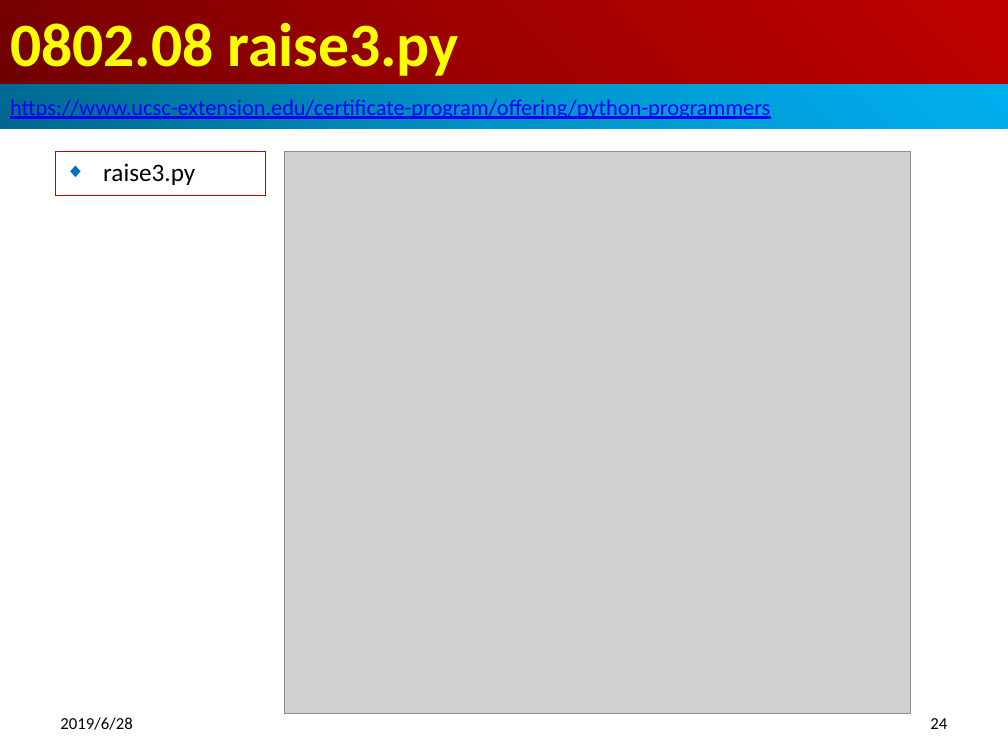
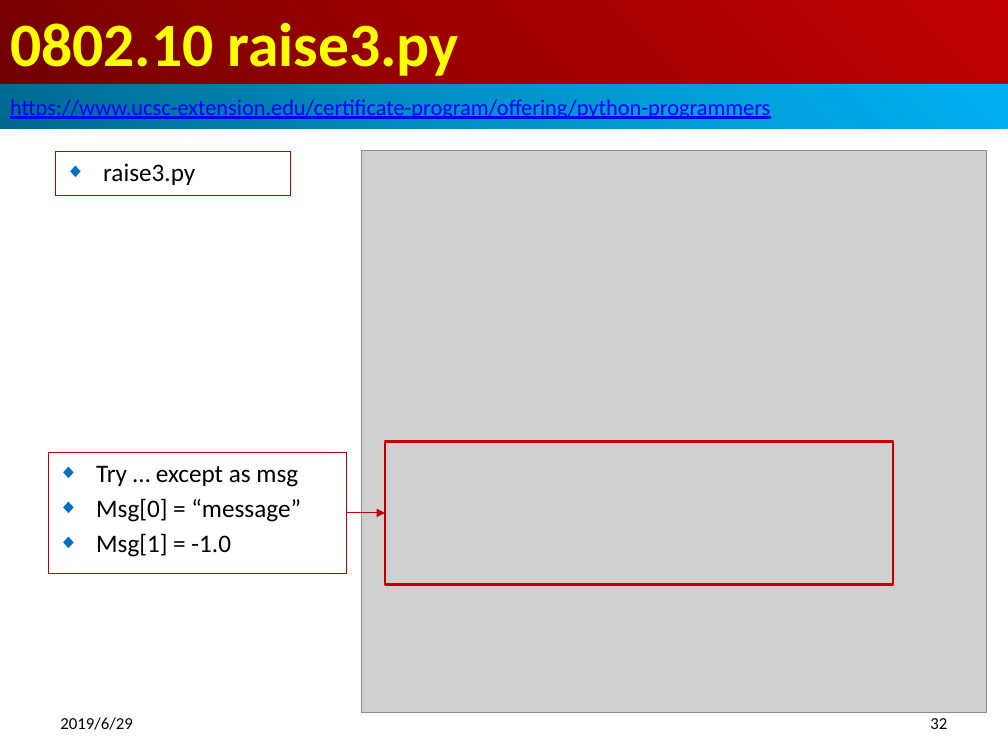
Before and after one commit to pchen0723/700-Python-Adv, a slide deck: slide 32 of 08_ModuleWrap/0802_Wrap.pptx (slide 24 before the commit). Drawn at 1008x756 pixels with LibreOffice and Linux fonts; fonts in the diff are those of the drawing; grey boxes stand for pictures. Boxes give left, top, right and bottom in pixels: in the first picture for what was removed or moved away, otherwise in the second. Text is boxed around its words. In the diff, an @@ line names an element or a change of style, - is before the commit and + after.

```diff
--- a/08_ModuleWrap/0802_Wrap.pptx
+++ b/08_ModuleWrap/0802_Wrap.pptx
@@ title at (10,22,459,76): text changed @@
-0802.08 raise3.py
+0802.10 raise3.py
@@ subtitle "raise3.py": place and size @@
-subtitle "raise3.py" at (55,151,266,196)
+subtitle "raise3.py" at (55,151,290,196)
@@ picture: place and size @@
-picture at (285,151,911,713)
+picture at (361,151,987,713)
@@ rectangle added at (385,442,893,585), outline #C00000 2 pt @@
@@ rectangle added at (48,453,347,575), outline #C00000 0.75 pt, 18 pt, text #000000 @@
+◆ Try … except as msg
+◆ Msg[0] = “message”
+◆ Msg[1] = -1.0
@@ arrow added from (347, 513) to (385, 513), #C00000 0.75 pt @@
@@ text at (60,717,132,730): text changed @@
-2019/6/28
+2019/6/29
@@ page number at (930,718,947,729): text changed @@
-24
+32
```
Also in this commit, not shown: 37 other slides changed, 18 slides added, 21 other files.
